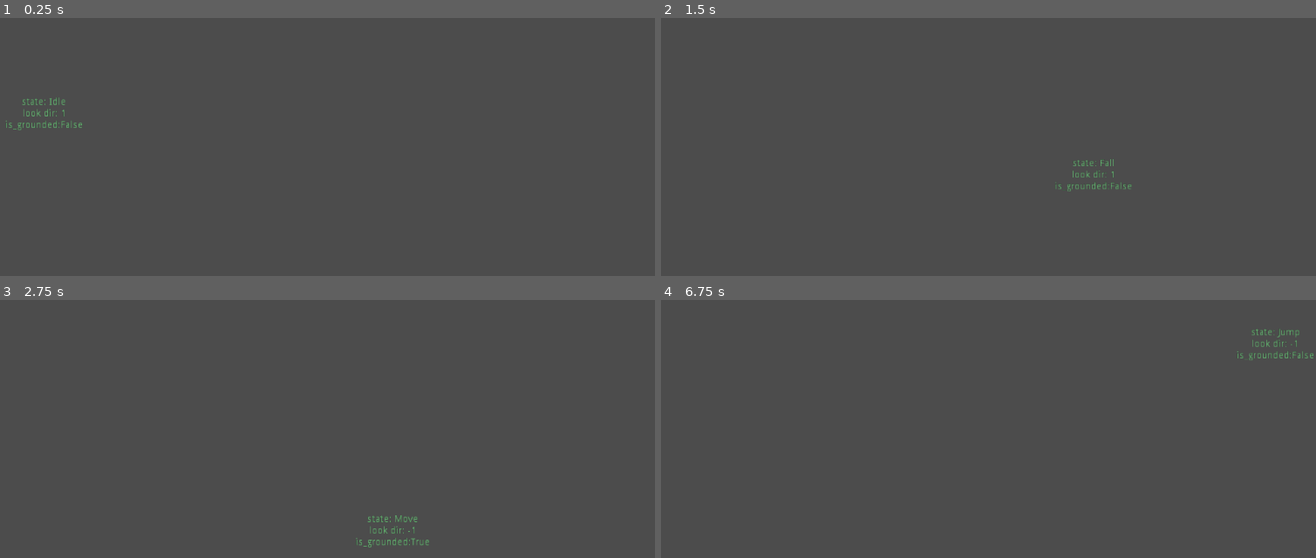
Above: before the commit, frames 1-4 (two rows, left to right).
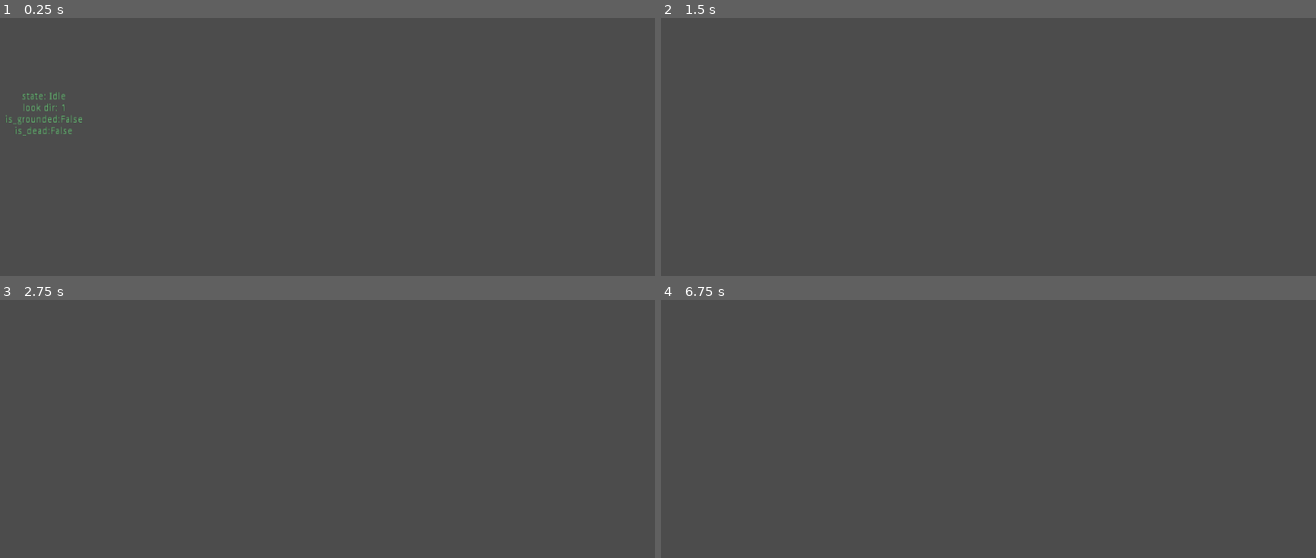
Above: after the commit, the same moments.

Repository: vicious987/slimeboy
Game: Godot game, scene res://Gameworld.tscn
The game is run twice, just before and just after one commit, with the same random seed, the same clock (stepped at 60 frames per second) and the same inputs.
Inputs:
- Up to frame 1 (0.25 s): no input
- Up to frame 2 (1.5 s): hold W (jump) 0.53-1.28 s; hold D (move_right) from 0.53 s (still down); tap W (jump) at 1.35 s
- Up to frame 3 (2.75 s): tap W (jump) at 1.52, 1.82 s; release D (move_right) at 2.03 s; hold A (move_left) from 2.03 s (still down); hold W (jump) from 2.03 s (still down)
- Up to frame 4 (6.75 s): release A (move_left) at 2.78 s; release W (jump) at 2.78 s; hold D (move_right) 2.78-4.28 s; tap W (jump) at 2.85, 3.02, 3.32, 4.35, 4.52, 4.82, 5.85, 6.02, 6.32 s; hold W (jump) 3.53-4.28 s; tap Enter at 4.25, 5.75 s; hold A (move_left) 4.28-5.03 s; tap Space at 5, 6.5 s; hold D (move_right) 5.03-5.78 s; hold W (jump) 5.03-5.78 s; hold A (move_left) from 5.78 s (still down); hold W (jump) from 6.53 s (still down)

The runs differ from the first frame. In frame 1, 0.5% of the frame differs, in the area x 0-13%, y 28-46%; in frame 2, 0.2%; in frame 3, 0.3%; in frame 4, 0.2%.

Commit message:
add coins to collect, killareas, moving killareas replace issues.gd with todolist

Diff:
--- /dev/null
+++ b/Coin.gd
@@ -0,0 +1,9 @@
+extends Node2D
+
+func _ready() -> void:
+	$Area2D.connect("body_entered", self, "on_Area2D_body_entered")
+
+func on_Area2D_body_entered(body:PhysicsBody2D) -> void:
+	if body.get_collision_layer_bit(0): # 0 for player layer
+		body.collect_coin()
+		queue_free()
--- /dev/null
+++ b/Coin.tscn
@@ -0,0 +1,15 @@
+[gd_scene load_steps=3 format=2]
+
+[ext_resource path="res://Coin.gd" type="Script" id=1]
+
+[sub_resource type="CapsuleShape2D" id=1]
+radius = 16.314
+
+[node name="Coin" type="Node2D"]
+script = ExtResource( 1 )
+
+[node name="Area2D" type="Area2D" parent="."]
+collision_layer = 2
+
+[node name="CollisionShape2D" type="CollisionShape2D" parent="Area2D"]
+shape = SubResource( 1 )
--- /dev/null
+++ b/KillArea.gd
@@ -0,0 +1,9 @@
+extends Node2D
+
+const Player = preload("res://Player.gd")
+func _ready() -> void:
+	$Area2D.connect("body_entered", self, "on_Area2D_body_entered")
+
+func on_Area2D_body_entered(body:PhysicsBody2D) -> void:
+	if body.get_collision_layer_bit(0): # players layer is on 0
+		body.die()
--- /dev/null
+++ b/KillArea.tscn
@@ -0,0 +1,16 @@
+[gd_scene load_steps=3 format=2]
+
+[ext_resource path="res://KillArea.gd" type="Script" id=1]
+
+[sub_resource type="CircleShape2D" id=1]
+radius = 24.0
+
+[node name="KillArea" type="Node2D"]
+modulate = Color( 0.611765, 0.027451, 0.027451, 1 )
+script = ExtResource( 1 )
+
+[node name="Area2D" type="Area2D" parent="."]
+collision_layer = 8
+
+[node name="CollisionShape2D" type="CollisionShape2D" parent="Area2D"]
+shape = SubResource( 1 )
--- /dev/null
+++ b/MovingKillArea.gd
@@ -0,0 +1,9 @@
+extends Path2D
+
+onready var pf = $PathFollow2D
+export var unit_speed = 0.01
+
+func _physics_process(delta: float) -> void:
+	pf.unit_offset += unit_speed
+	if pf.unit_offset == 1 or pf.unit_offset == 0:
+		unit_speed = -unit_speed
--- /dev/null
+++ b/MovingKillArea.tscn
@@ -0,0 +1,21 @@
+[gd_scene load_steps=4 format=2]
+
+[ext_resource path="res://KillArea.tscn" type="PackedScene" id=1]
+[ext_resource path="res://MovingKillArea.gd" type="Script" id=2]
+
+[sub_resource type="Curve2D" id=1]
+_data = {
+"points": PoolVector2Array( 0, 0, 0, 0, 661.252, 549.191, 0, 0, 0, 0, 661.252, 355.189 )
+}
+
+[node name="Path2D" type="Path2D"]
+curve = SubResource( 1 )
+script = ExtResource( 2 )
+
+[node name="PathFollow2D" type="PathFollow2D" parent="."]
+position = Vector2( 661.252, 549.191 )
+rotation = -0.574305
+rotate = false
+loop = false
+
+[node name="KillArea" parent="PathFollow2D" instance=ExtResource( 1 )]
--- a/Player.gd
+++ b/Player.gd
@@ -2,6 +2,7 @@
 
 var look_direction:int = 1
 var double_jump = true
+var is_dead = false
 #onready var player_motion = $KinematicBody2D2.current_state.qwe
 onready var STATE_MACHINE = $KinematicBody2D
 onready var DEBUG_LABEL = $KinematicBody2D/Label
@@ -9,9 +10,13 @@
 func _ready():
 	pass
 
+func die():
+	queue_free()
+
 func _physics_process(delta):
 	DEBUG_LABEL.text =  "state: " + str(STATE_MACHINE.current_state.name) + "\n"
 	DEBUG_LABEL.text += "look dir: " + str(look_direction) + "\n"
 	#DEBUG_LABEL.text += "motion: " + str(player_motion) + "\n"
-	DEBUG_LABEL.text += "is_grounded:" + str($KinematicBody2D/SurfaceDetector.is_grounded())
+	DEBUG_LABEL.text += "is_grounded:" + str($KinematicBody2D/SurfaceDetector.is_grounded()) + "\n"
+	DEBUG_LABEL.text += "is_dead:" + str(is_dead) + "\n"
 	pass
--- a/Player.tscn
+++ b/Player.tscn
@@ -17,6 +17,7 @@
 script = ExtResource( 2 )
 
 [node name="KinematicBody2D" type="KinematicBody2D" parent="."]
+collision_mask = 15
 script = ExtResource( 1 )
 
 [node name="Label" type="Label" parent="KinematicBody2D"]
@@ -59,28 +60,34 @@
 position = Vector2( 16, 26 )
 enabled = true
 cast_to = Vector2( 0, 2 )
+collision_mask = 4
 
 [node name="RayCastGroundRight" type="RayCast2D" parent="KinematicBody2D/SurfaceDetector"]
 position = Vector2( -16, 26 )
 enabled = true
 cast_to = Vector2( 0, 2 )
+collision_mask = 4
 
 [node name="RayCastLWallUpper" type="RayCast2D" parent="KinematicBody2D/SurfaceDetector"]
 position = Vector2( -26, 16 )
 enabled = true
 cast_to = Vector2( -2, 0 )
+collision_mask = 4
 
 [node name="RayCastLWallLower" type="RayCast2D" parent="KinematicBody2D/SurfaceDetector"]
 position = Vector2( -26, -16 )
 enabled = true
 cast_to = Vector2( -2, 0 )
+collision_mask = 4
 
 [node name="RayCastRWallLower" type="RayCast2D" parent="KinematicBody2D/SurfaceDetector"]
 position = Vector2( 26, 16 )
 enabled = true
 cast_to = Vector2( 2, 0 )
+collision_mask = 4
 
 [node name="RayCastRWallUpper" type="RayCast2D" parent="KinematicBody2D/SurfaceDetector"]
 position = Vector2( 26, -16 )
 enabled = true
 cast_to = Vector2( 2, 0 )
+collision_mask = 4
--- a/TestingGrounds.tscn
+++ b/TestingGrounds.tscn
@@ -1,4 +1,8 @@
-[gd_scene load_steps=4 format=2]
+[gd_scene load_steps=7 format=2]
+
+[ext_resource path="res://KillArea.tscn" type="PackedScene" id=1]
+[ext_resource path="res://MovingKillArea.tscn" type="PackedScene" id=2]
+[ext_resource path="res://Coin.tscn" type="PackedScene" id=3]
 
 [sub_resource type="RectangleShape2D" id=1]
 extents = Vector2( 1200, 10 )
@@ -7,27 +11,41 @@
 extents = Vector2( 100, 50 )
 
 [sub_resource type="RectangleShape2D" id=3]
-extents = Vector2( 20, 600 )
+extents = Vector2( 21.7733, 300 )
 
 [node name="Map" type="Node2D"]
 
 [node name="StaticBody2D" type="StaticBody2D" parent="."]
+collision_layer = 4
+collision_mask = 0
 
 [node name="CollisionShape2D" type="CollisionShape2D" parent="StaticBody2D"]
 position = Vector2( 512, 600 )
 shape = SubResource( 1 )
 
 [node name="StaticBody2D2" type="StaticBody2D" parent="."]
+collision_layer = 4
+collision_mask = 0
 
 [node name="CollisionShape2D" type="CollisionShape2D" parent="StaticBody2D2"]
 position = Vector2( 505.653, 651.894 )
 shape = SubResource( 2 )
 
 [node name="StaticBody2D3" type="StaticBody2D" parent="."]
+collision_layer = 4
+collision_mask = 0
 __meta__ = {
 "_edit_lock_": true
 }
 
 [node name="CollisionShape2D" type="CollisionShape2D" parent="StaticBody2D3"]
-position = Vector2( 8.97559, 296.194 )
+position = Vector2( 4.4878, 152.585 )
 shape = SubResource( 3 )
+
+[node name="KillArea" parent="." instance=ExtResource( 1 )]
+position = Vector2( 816.849, 541.162 )
+
+[node name="Path2D" parent="." instance=ExtResource( 2 )]
+
+[node name="Coin" parent="." instance=ExtResource( 3 )]
+position = Vector2( 661.137, 556.478 )
--- a/issues.gd
+++ /dev/null
@@ -1,7 +0,0 @@
-"""
-list of issues to fix
-
-1 : when slime lands from jumping state and goes into move state, the movement
-is reseted to 0, making it look like it stutters :(
-
-"""
--- a/project.godot
+++ b/project.godot
@@ -19,6 +19,11 @@
 "language": "GDScript",
 "path": "res://states/GroundState.gd"
 }, {
+"base": "AirState",
+"class": "JumpState",
+"language": "GDScript",
+"path": "res://states/Jump.gd"
+}, {
 "base": "Node",
 "class": "State",
 "language": "GDScript",
@@ -27,6 +32,7 @@
 _global_script_class_icons={
 "AirState": "",
 "GroundState": "",
+"JumpState": "",
 "State": ""
 }
 
@@ -58,6 +64,13 @@
  ]
 }
 
+[layer_names]
+
+2d_physics/layer_1="player"
+2d_physics/layer_2="collectable"
+2d_physics/layer_3="wall"
+2d_physics/layer_4="kill_area"
+
 [rendering]
 
 environment/default_environment="res://default_env.tres"
--- a/states/AirState.gd
+++ b/states/AirState.gd
@@ -17,5 +17,5 @@
 	input_direction = get_input_direction()
 	update_look_direction(input_direction)
 
-	if input_direction == -1 and host.get_node("SurfaceDetector").is_next_to_left_wall():
+	if input_direction == -1 and host.get_node("SurfaceDetector").is_next_to_left_wall(): #fix
 		emit_signal("done", "Wallslide")
--- a/states/FallState.gd
+++ b/states/FallState.gd
@@ -9,6 +9,7 @@
 	pass
 
 func handle_input(event:InputEvent) -> void:
+	return												#! DISABLES DOUBLE JUMP
 	if event.is_action_pressed("jump") and owner.double_jump:
 		owner.double_jump = false
 		emit_signal("done", "Jump")
--- a/states/Jump.gd
+++ b/states/Jump.gd
@@ -1,4 +1,5 @@
 extends AirState
+class_name JumpState
 
 export var jump_force:int = 1800
 var final_jump_force = jump_force + max_gravity_speed
--- a/states/StateMachine.gd
+++ b/states/StateMachine.gd
@@ -3,14 +3,12 @@
 var current_state = null
 var previous_state = null
 onready var state_map = {}
-"""
-onready var state_map = {
-	"move" : $States/Move,
-	"idle" : $States/Idle,
-	"jump" : $States/Jump,
-	"wallslide" : $States/Wallslide
-}
-"""
+
+func die():
+	get_parent().die()
+
+func collect_coin():
+	print("BIG UPS!")
 
 func _ready():
 	for c in $States.get_children():
@@ -31,4 +29,4 @@
 
 func _physics_process(delta):
 	current_state.update(self, delta)
-	print(current_state.motion)
+	#print(current_state.motion)
--- a/states/Wallslide.gd
+++ b/states/Wallslide.gd
@@ -1,23 +1,22 @@
-extends GroundState
+extends State
+
+#make it handle both sides
 
 func enter(host:KinematicBody2D) -> void:
-	return
+	motion.x = 0
 
 func exit(host:KinematicBody2D) -> void:
 	return
 
 func handle_input(event:InputEvent) -> void:
-	#pass
-	#.handle_input(event)
 	if Input.is_action_just_released("move_left"):
-		emit_signal("done", "Idle")
-	if event.is_action_pressed("jump"):
-		motion.x = 1000
-		motion.y = -3000
+		emit_signal("done", "Fall")
 
 func update(host:KinematicBody2D, delta) -> void:
-	apply_gravity()
+	if  not host.get_node("SurfaceDetector").is_next_to_left_wall(): #fix surface det ref
+		emit_signal("done", "Fall")
 
 	if motion.y > 0:
 		motion.y = motion.y * 0.5
+	apply_gravity()
 	host.move_and_slide(motion, Vector2.UP)
Not shown, added: todo.txt
